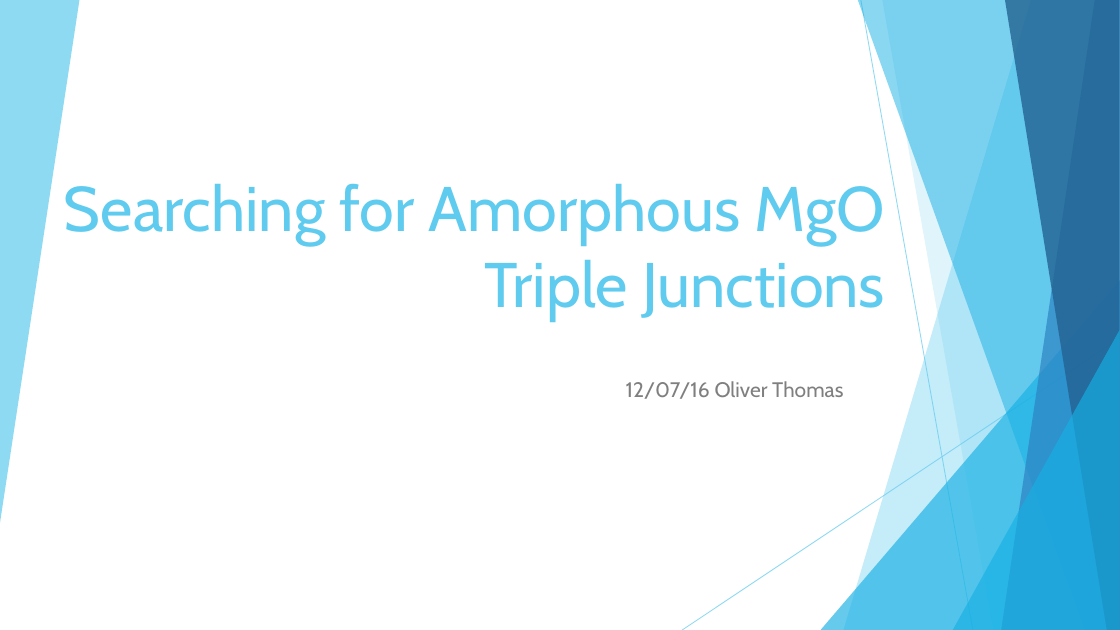
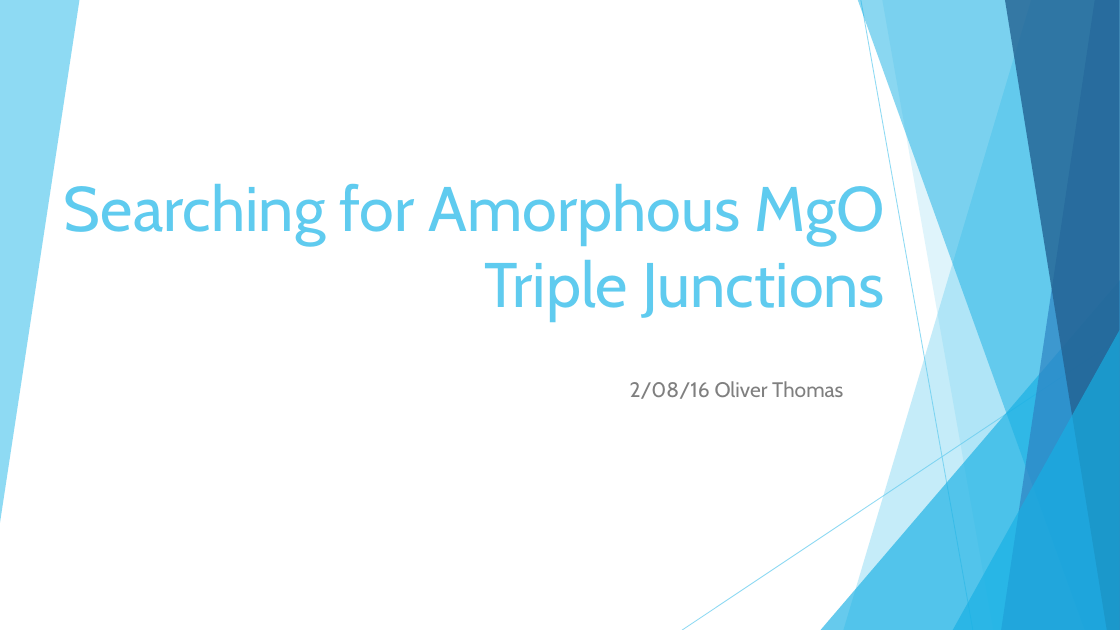
Before and after one commit to OFThomas/amorphMgO, a slide deck: slide 1 of 1816Amorphous MgO Triple Junctions.odp. Drawn at 1120x630 pixels with LibreOffice and Linux fonts; fonts in the diff are those of the drawing. Boxes give left, top, right and bottom in pixels: in the first picture for what was removed or moved away, otherwise in the second. Text is boxed around its words. In the diff, an @@ line names an element or a change of style, - is before the commit and + after.

```diff
--- a/1816Amorphous MgO Triple Junctions.odp
+++ b/1816Amorphous MgO Triple Junctions.odp
@@ subtitle at [630,381,843,399]: text changed @@
-12/07/16 Oliver Thomas
+2/08/16 Oliver Thomas
```
Also in this commit, not shown: 3 other slides changed, 1 slide added, 4 other files.
